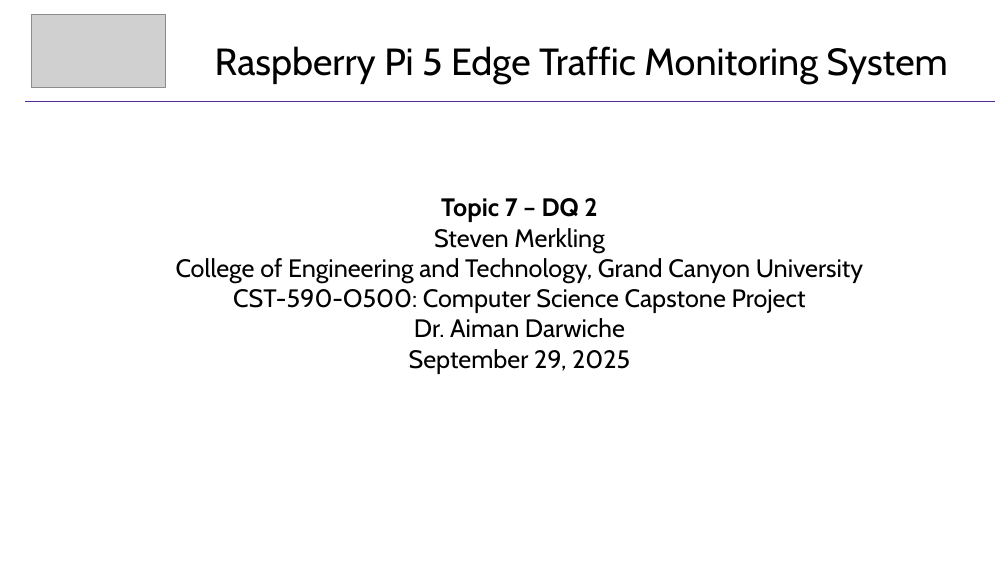
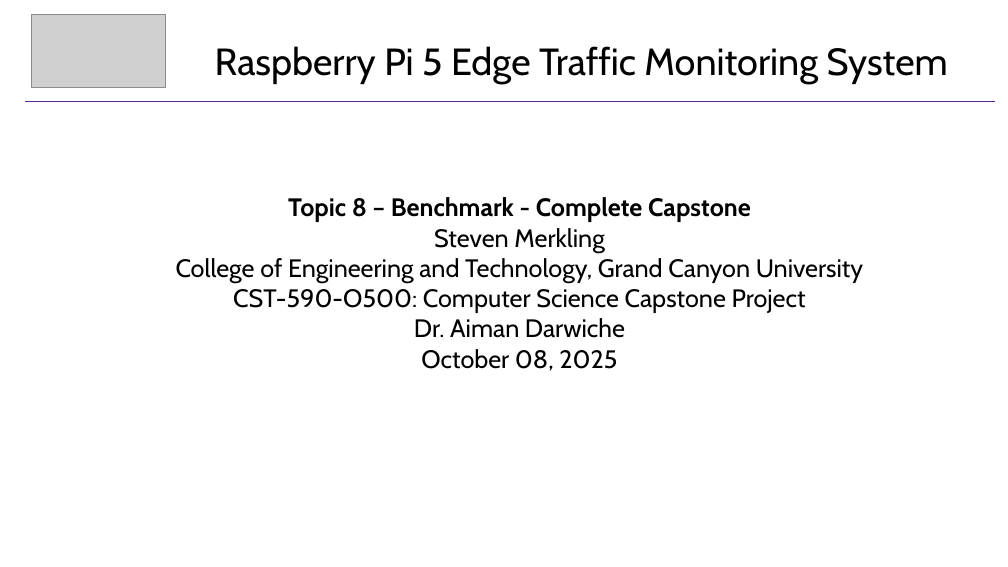
Before and after one commit to gcu-merk/CST_590_Computer_Science_Capstone_Project, a slide deck: slide 1 of website/docs/capstone-presentation.pptx. Drawn at 1008x567 pixels with LibreOffice and Linux fonts; fonts in the diff are those of the drawing; grey boxes stand for pictures. Boxes give left, top, right and bottom in pixels: in the first picture for what was removed or moved away, otherwise in the second. Text is boxed around its words. In the diff, an @@ line names an element or a change of style, - is before the commit and + after.

```diff
--- a/website/docs/capstone-presentation.pptx
+++ b/website/docs/capstone-presentation.pptx
@@ text at [288,197,751,222]: text changed @@
-Topic 7 – DQ 2
+Topic 8 – Benchmark - Complete Capstone
@@ text at [421,349,617,371]: text changed @@
-September 29, 2025
+October 08, 2025
```
